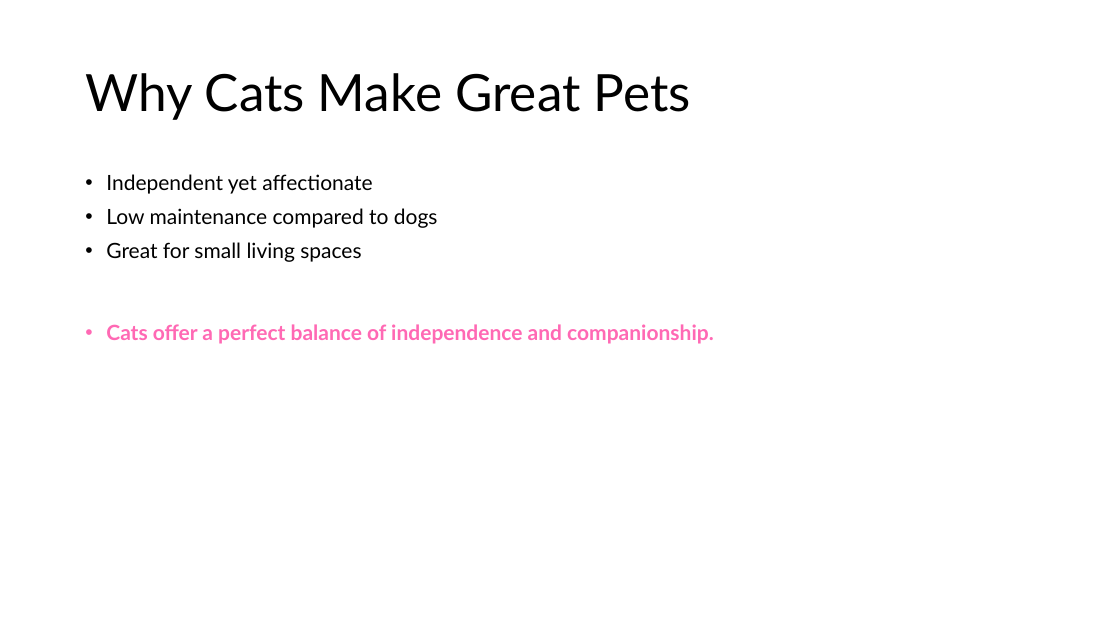
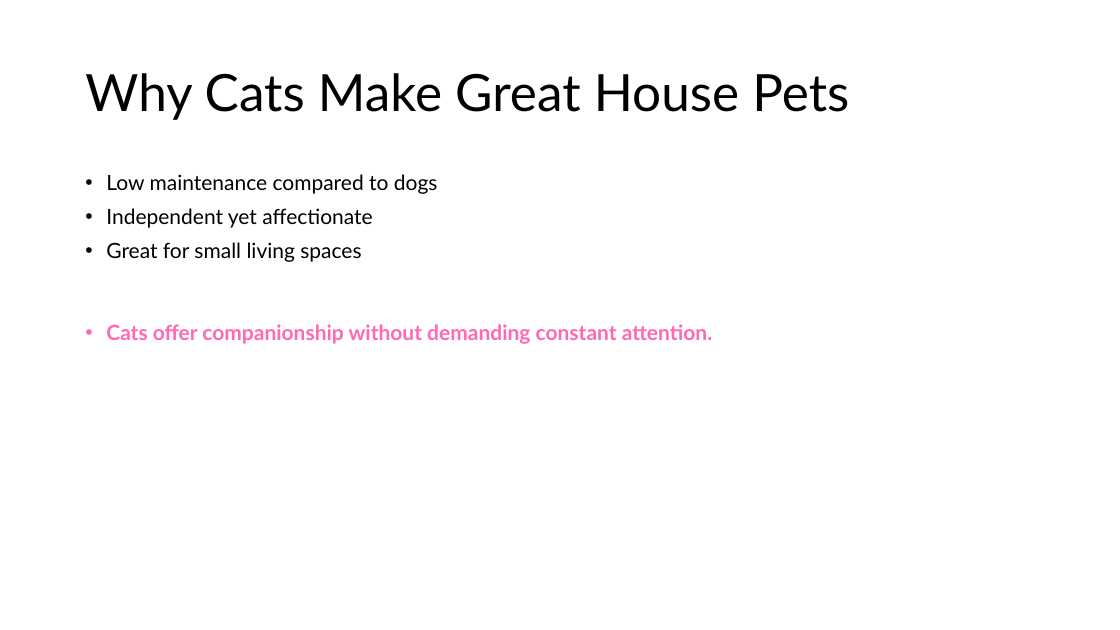
Before and after one commit to drubaga/SlideAI, a slide deck: slide 3 of output/The_Benefits_of_Having_Cats_at_Home.pptx. Drawn at 1120x630 pixels with LibreOffice and Linux fonts; fonts in the diff are those of the drawing. Boxes give left, top, right and bottom in pixels: in the first picture for what was removed or moved away, otherwise in the second. Text is boxed around its words. In the diff, an @@ line names an element or a change of style, - is before the commit and + after.

Commit message:
feat(api): add single endpoint to generate .pptx from prompt and text input

```diff
--- a/output/The_Benefits_of_Having_Cats_at_Home.pptx
+++ b/output/The_Benefits_of_Having_Cats_at_Home.pptx
@@ title at box(85, 73, 849, 120): text changed @@
-Why Cats Make Great Pets
+Why Cats Make Great House Pets
@@ text at box(106, 174, 438, 194): paragraph added @@
+• Low maintenance compared to dogs
@@ text at box(106, 208, 438, 228): paragraph removed @@
-• Low maintenance compared to dogs
@@ text at box(106, 324, 712, 344): text changed @@
-• Cats offer a perfect balance of independence and companionship.
+• Cats offer companionship without demanding constant attention.
```
Also in this commit, not shown: 10 other slides changed, 1 slide added, 1 slide removed, 1 other file.
